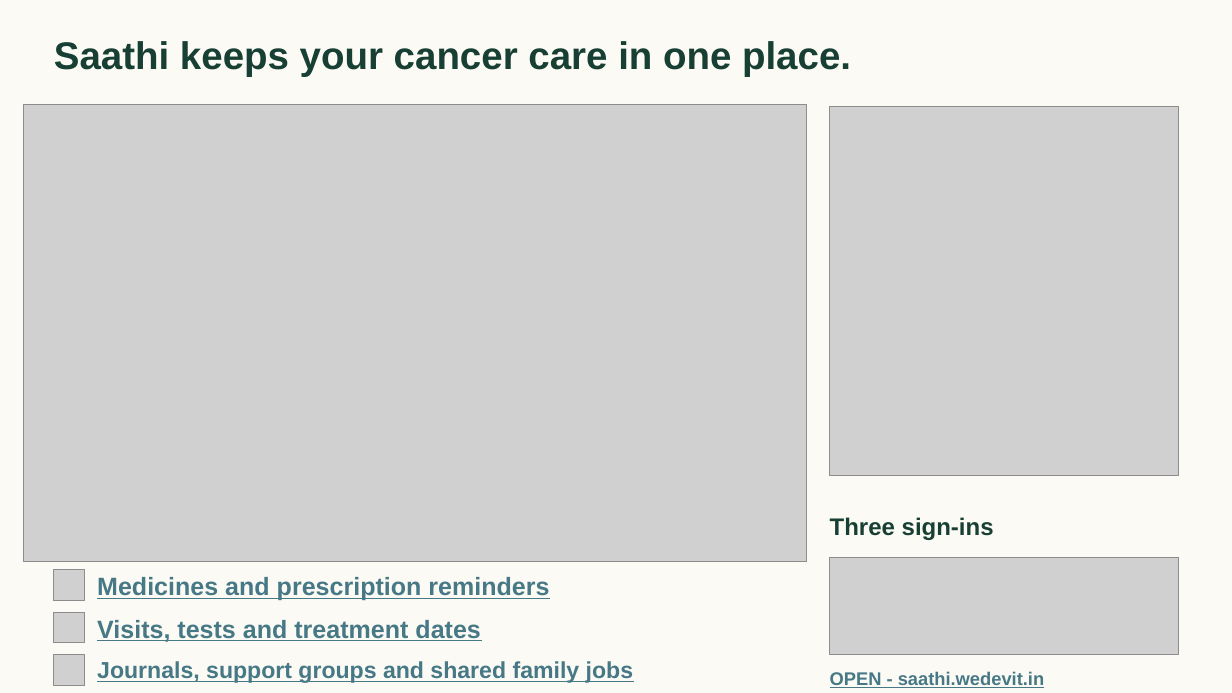
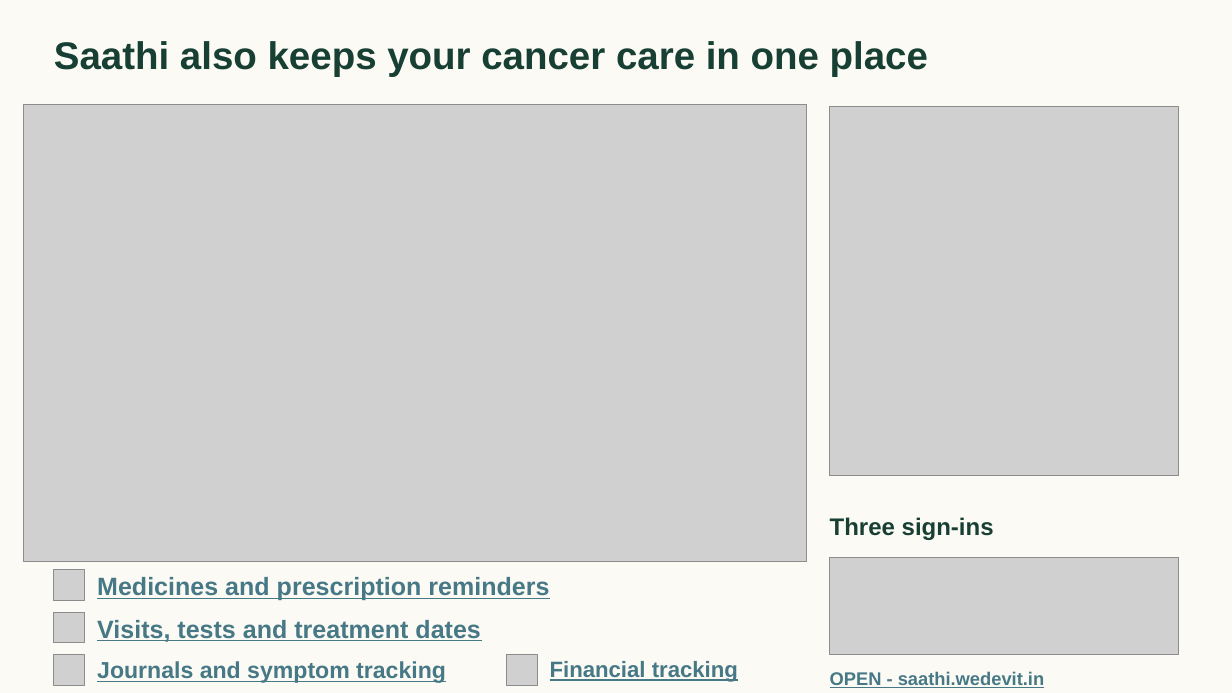
Before and after one commit to basithladdu/healthathon, a slide deck: slide 7 of submission/Saathi_Healthathon_Final.pptx (slide 4 before the commit). Drawn at 1232x693 pixels with LibreOffice and Linux fonts; fonts in the diff are those of the drawing; grey boxes stand for pictures. Boxes give left, top, right and bottom in pixels: in the first picture for what was removed or moved away, otherwise in the second. Text is boxed around its words. In the diff, an @@ line names an element or a change of style, - is before the commit and + after.

```diff
--- a/submission/Saathi_Healthathon_Final.pptx
+++ b/submission/Saathi_Healthathon_Final.pptx
@@ text at (54, 41, 928, 76): text changed @@
-Saathi keeps your cancer care in one place.
+Saathi also keeps your cancer care in one place
@@ picture added at (506, 654, 537, 685) @@
@@ text at (97, 661, 446, 683): text changed @@
-Journals, support groups and shared family jobs
+Journals and symptom tracking
@@ text added at (550, 661, 738, 682), 17.2 pt, text #467886, bold, underline @@
+Financial tracking
```
Also in this commit, not shown: 5 other slides changed, 1 slide added, 1 slide removed, 13 other files.
